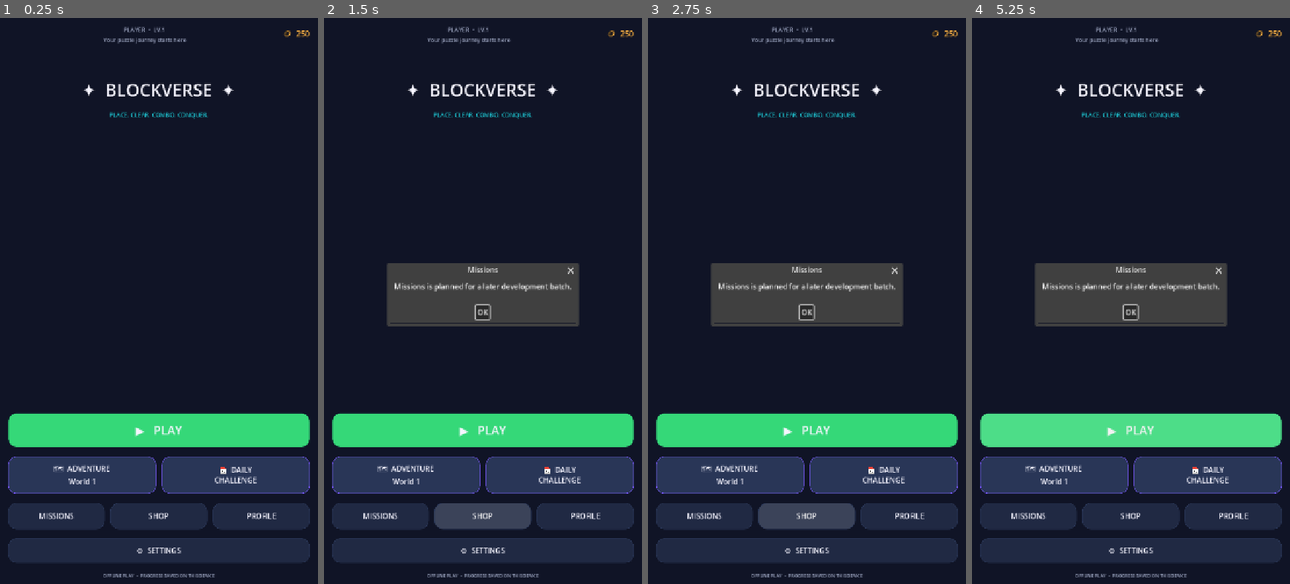
Above: before the commit, frames 1-4 (left to right).
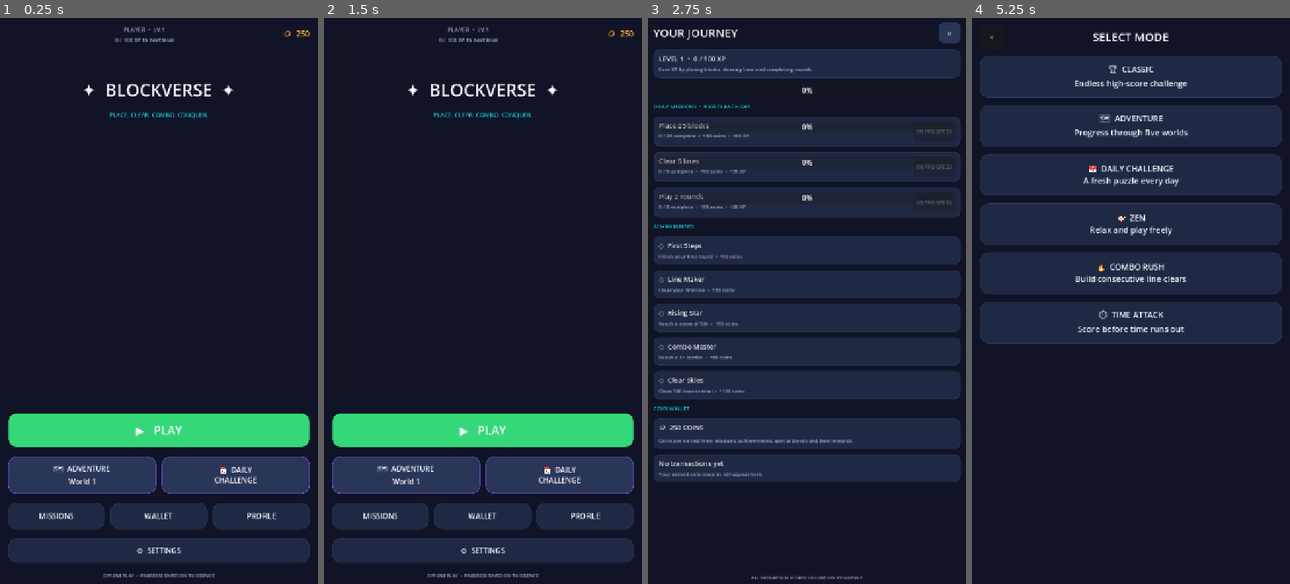
Above: after the commit, the same moments.

Repository: MaheshPawar32/android-game-factory
Game: Godot game, scene res://scenes/home.tscn
Two runs of this game, one before a commit and one after it. Both use one fixed random seed, a clock stepped at 60 frames per second and the inputs below.
Inputs (mouse positions are in pixels of both pictures, inside the frame that each line leads up to):
- Up to frame 1 (0.25 s): no input
- Up to frame 2 (1.5 s): click "MISSIONS" at 0.5 s; click "SHOP" (after the commit: "⌂") at 1.25 s
- Up to frame 3 (2.75 s): click (807, 516) at 2 s, where only the run after the commit has a clickable "WALLET"
- Up to frame 4 (5.25 s): click "PROFILE" (after the commit: "⌂") at 2.75 s; click "PROFILE" at 3.5 s; click "▶ PLAY" (after the commit: "⌂") at 4.25 s; click "▶ PLAY" at 5 s

The runs differ from the first frame. In frame 1, 0.2% of the frame differs, in the area x 32-59%, y 3-89%; in frame 2, 8.1%; in frame 3, 58%; in frame 4, 63%, in the area x 2-98%, y 1-99%.

Commit message:
Connect home progression shortcuts

Diff:
--- a/projects/block-puzzle/scripts/screens/home_screen.gd
+++ b/projects/block-puzzle/scripts/screens/home_screen.gd
@@ -31,7 +31,7 @@
 	top.add_child(player)
 	level_label = _label("PLAYER  •  LV.%d" % int(SaveData.get_value("player_level", 1)), 13, BlockverseTheme.TEXT_MUTED)
 	player.add_child(level_label)
-	var xp := _label("Your puzzle journey starts here", 12, BlockverseTheme.TEXT_MUTED)
+	var xp := _label("%d / %d XP to next level" % [int(SaveData.get_value("player_xp", 0)), SaveData.xp_to_next_level()], 12, BlockverseTheme.TEXT_MUTED)
 	player.add_child(xp)
 	coin_label = _label("🪙  %s" % _format_number(int(SaveData.get_value("coins", 250))), 18, BlockverseTheme.GOLD, true)
 	top.add_child(coin_label)
@@ -68,17 +68,17 @@
 	var daily := _button("📅  DAILY\nCHALLENGE", BlockverseTheme.SURFACE_RAISED, BlockverseTheme.PRIMARY)
 	daily.size_flags_horizontal = Control.SIZE_EXPAND_FILL
 	daily.custom_minimum_size.y = 82
-	daily.pressed.connect(func(): _show_coming_soon("Daily Challenge"))
+	daily.pressed.connect(func(): AppRouter.open_progression())
 	cards.add_child(daily)
 
 	var shortcuts := HBoxContainer.new()
 	shortcuts.add_theme_constant_override("separation", 12)
 	layout.add_child(shortcuts)
-	for item in ["MISSIONS", "SHOP", "PROFILE"]:
+	for item in ["MISSIONS", "WALLET", "PROFILE"]:
 		var shortcut := _button(item, BlockverseTheme.SURFACE, BlockverseTheme.SURFACE_RAISED)
 		shortcut.size_flags_horizontal = Control.SIZE_EXPAND_FILL
 		shortcut.custom_minimum_size.y = 58
-		shortcut.pressed.connect(func(): _show_coming_soon(item.capitalize()))
+		shortcut.pressed.connect(func(): AppRouter.open_progression())
 		shortcuts.add_child(shortcut)
 
 	var settings := _button("⚙  SETTINGS", BlockverseTheme.SURFACE, BlockverseTheme.SURFACE_RAISED)
